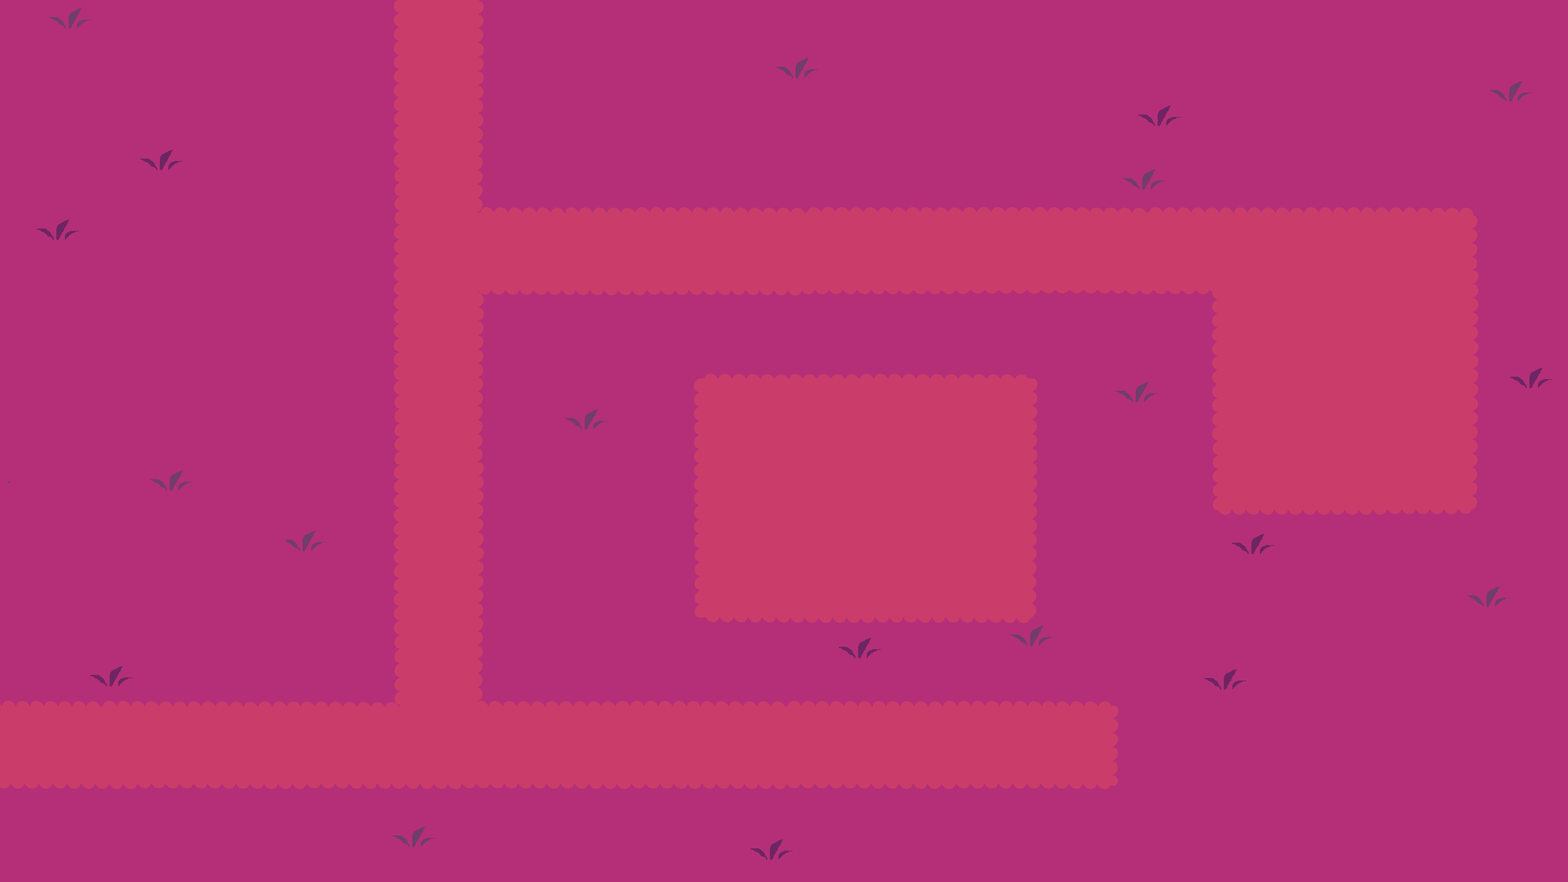
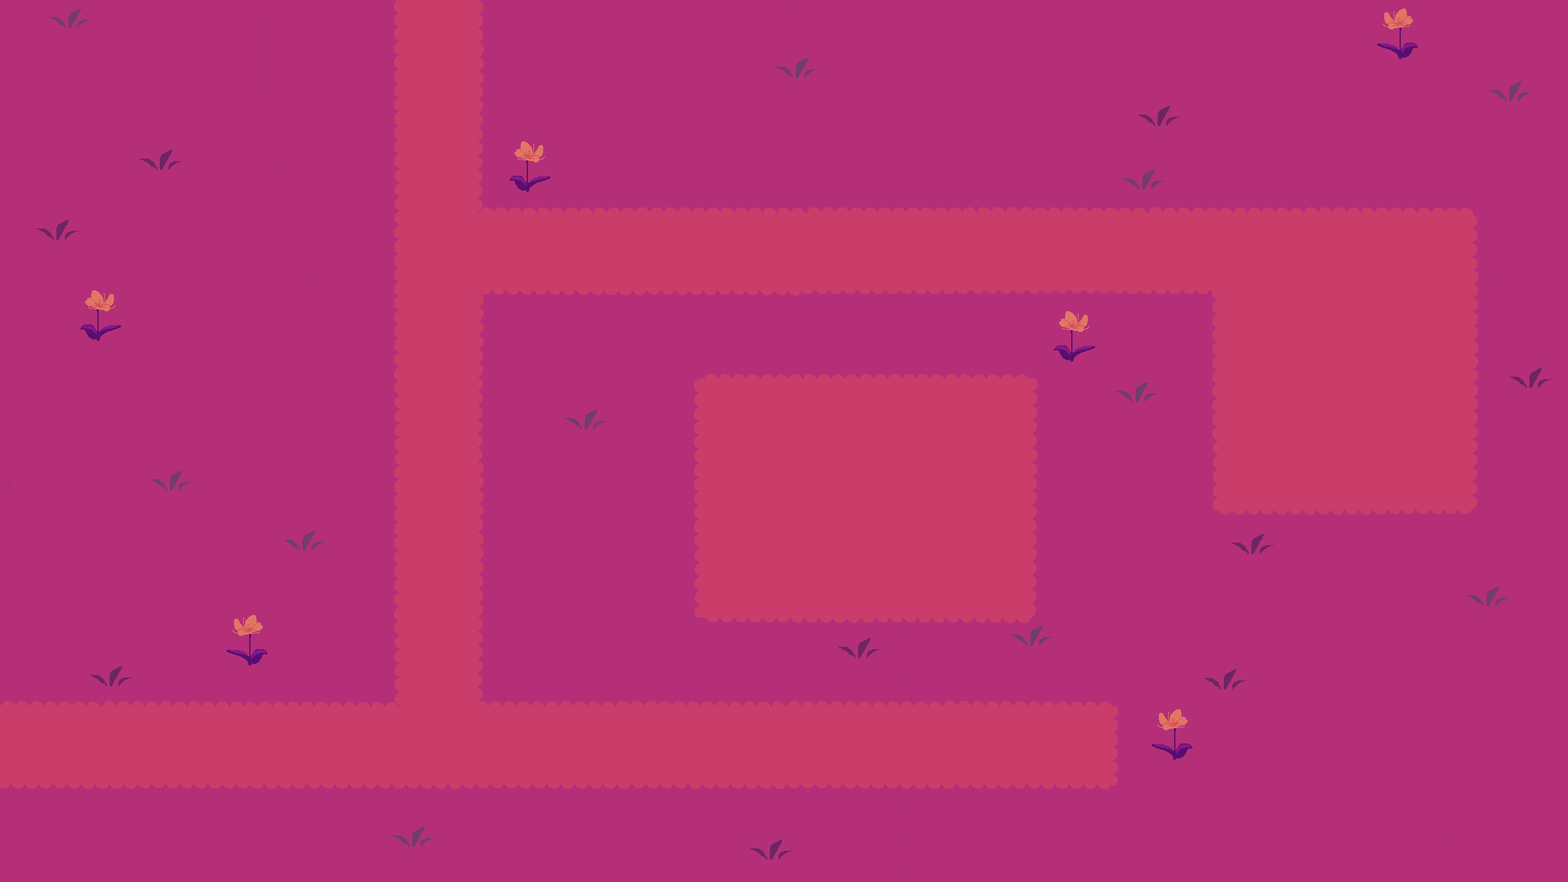
Layers edited between the first and the second w=1568, h=882 image:
painted on "Paint Layer 1" (1st of 6) over [1054, 8, 1418, 362]
painted on "Paint Layer 1" (2nd of 6) over [235, 614, 1193, 761]
painted on "Paint Layer 1" (3rd of 6) over [1054, 313, 1193, 761]
painted on "Paint Layer 1" (4th of 6) over [235, 141, 551, 628]
added layer "Paint Layer 2" (3rd of 6) above "Paint Layer 2" over [1151, 709, 1193, 761]
added layer "Paint Layer 2" (6th of 6) above "Paint Layer 1" over [1054, 311, 1096, 362]
painted on "Paint Layer 1" (5th of 6) over [80, 8, 1418, 761]
painted on "Paint Layer 1" (6th of 6) over [80, 8, 1418, 761]
painted on "Paint Layer 1 Merged" over [80, 8, 1418, 761]
painted on "Background" over [80, 8, 1418, 761]